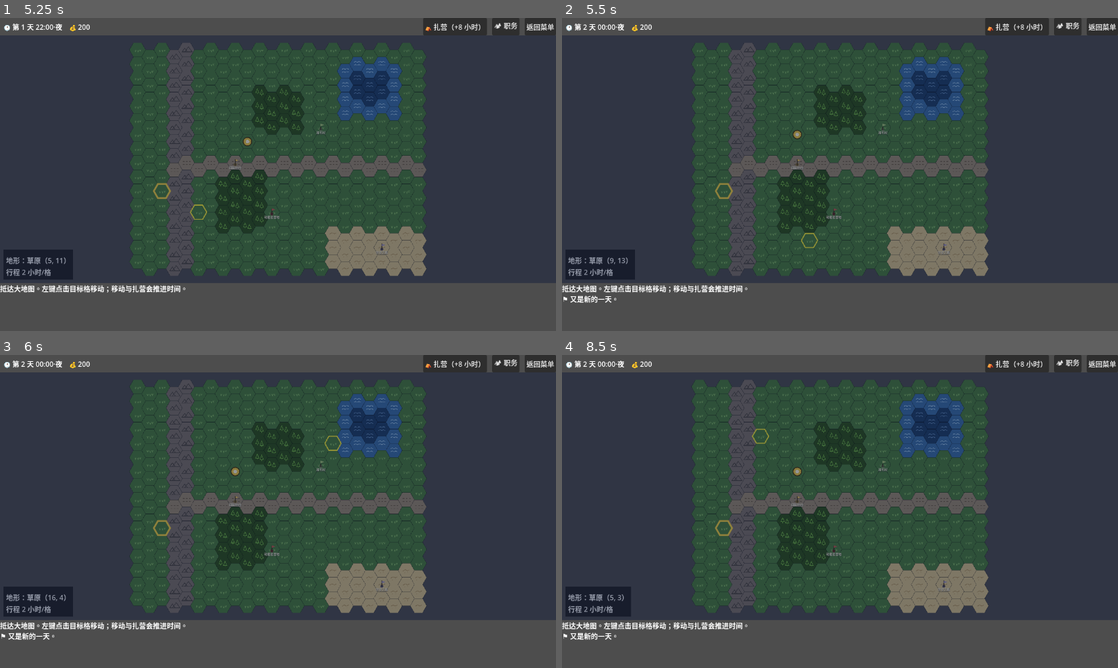
Above: before the commit, frames 1-4 (two rows, left to right).
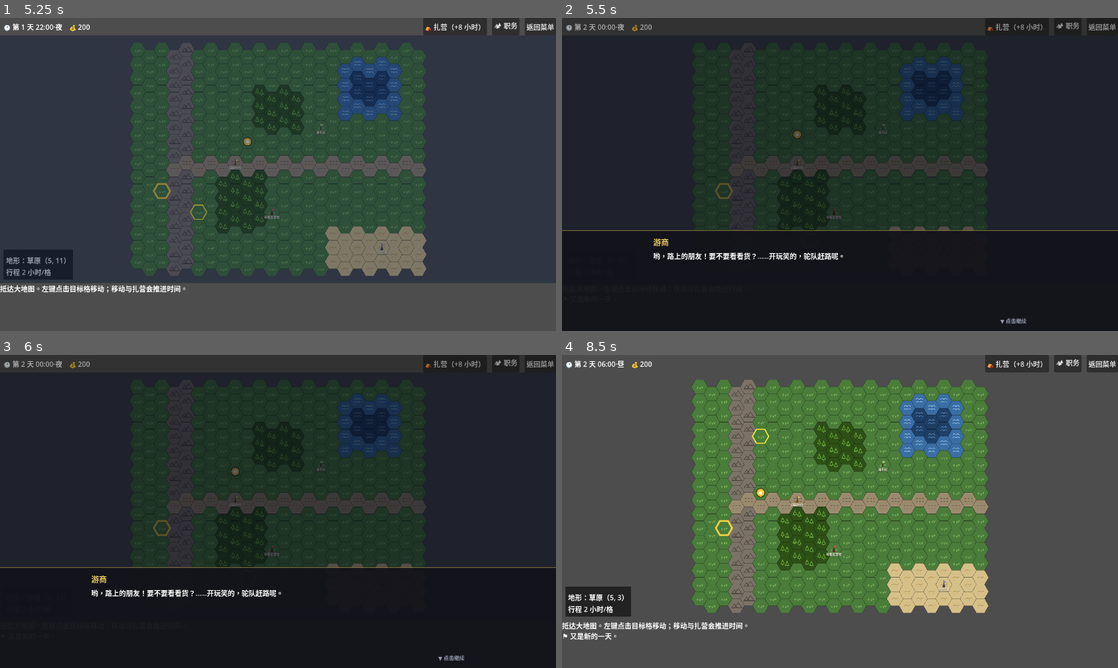
Above: after the commit, the same moments.

Repository: PileErico/SRPG
Game: Godot game, scene res://StartMenu.tscn
Two runs of this game, one before a commit and one after it. Both use one fixed random seed, a clock stepped at 60 frames per second and the inputs below.
Inputs (mouse positions are in pixels of both pictures, inside the frame that each line leads up to):
- Up to frame 1 (5.25 s): click "战役 · 新开局" at 0.5 s; click "⛺ 扎营（+8 小时）" at 1.25 s; click "🏕 职务" at 2 s; click "返回菜单" at 2.75 s; click "战役 · 继续" at 3.5 s; tap Enter at 4.25 s; drag from (278, 158) to (333, 105) at 4.27 s; tap Space at 5 s; drag from (166, 190) to (250, 237) at 5.02 s
- Up to frame 2 (5.5 s): no input
- Up to frame 3 (6 s): tap Enter at 5.75 s; move the mouse to (333, 442) at 5.77 s; tap 1 at 5.85 s
- Up to frame 4 (8.5 s): tap Space at 6.5, 8 s; drag from (812, 574) to (673, 464) at 6.52 s; tap Enter at 7.25 s; move the mouse to (1006, 558) at 7.27 s; hold S 7.28-8 s; tap R at 7.35 s; drag from (673, 464) to (756, 433) at 8.02 s

Frame 1 is identical in both runs. In frame 2, 62% of the frame differs, in the area x 0-100%, y 0-100%; in frame 3, 62%; in frame 4, 77%, in the area x 0-100%, y 1-85%.

Commit message:
fix(M8): 对话框零尺寸假死——set_anchors_preset 进树后调用不动 offsets
实机复现（真窗口+注入点击+截图）：DialogueUI._ready 里 set_anchors_preset(FULL_RECT)
只改锚点、offsets 保住当前 0×0 矩形 → 对话框不可见且点击命中不到；行进循环
await _dialogue.finished 永远等不到 → _moving 卡 true、大地图不再响应点击（零报错假死）。
工程其余用法都是「先设锚点再 add_child」（offsets 为 0）故无此症，_ready 内（已进树、
父已有尺寸）是首例。改用 set_anchors_and_offsets_preset（self/dim/panel 三处）。

验证：注入真实点击 n1→n2→关闭、截图渲染正常；test_dialogue/locations/overworld/battleio
回归 PASS；Overworld 冒烟 clean。

Co-Authored-By: Claude Fable 5 <noreply@anthropic.com>

Diff:
--- a/DialogueUI.gd
+++ b/DialogueUI.gd
@@ -110,16 +110,18 @@
 # ============ UI（进树才建；两侧立绘 + 中间文本 + 选项，全屏模态吞输入）============
 
 func _ready() -> void:
-	set_anchors_preset(Control.PRESET_FULL_RECT)
+	# ⚠️ 必须用 and_offsets 版：_ready 时已进树，set_anchors_preset 只改锚点、offsets 会保住当前 0×0 矩形
+	# ——曾致对话框零尺寸不可见+点不到，行进 await 它 finished 造成大地图假死（2026-07-02 实机复现修复）。
+	set_anchors_and_offsets_preset(Control.PRESET_FULL_RECT)
 	mouse_filter = Control.MOUSE_FILTER_STOP   # 模态：对话期间点击不落到底下的地图/战斗
 	var dim := ColorRect.new()
 	dim.color = Color(0, 0, 0, 0.35)
-	dim.set_anchors_preset(Control.PRESET_FULL_RECT)
+	dim.set_anchors_and_offsets_preset(Control.PRESET_FULL_RECT)
 	dim.mouse_filter = Control.MOUSE_FILTER_IGNORE
 	add_child(dim)
 
 	var panel := PanelContainer.new()
-	panel.set_anchors_preset(Control.PRESET_BOTTOM_WIDE)
+	panel.set_anchors_and_offsets_preset(Control.PRESET_BOTTOM_WIDE)
 	panel.grow_vertical = Control.GROW_DIRECTION_BEGIN
 	panel.custom_minimum_size = Vector2(0, 232)
 	panel.mouse_filter = Control.MOUSE_FILTER_IGNORE   # 点击穿给自身（推进）；按钮自己会截
